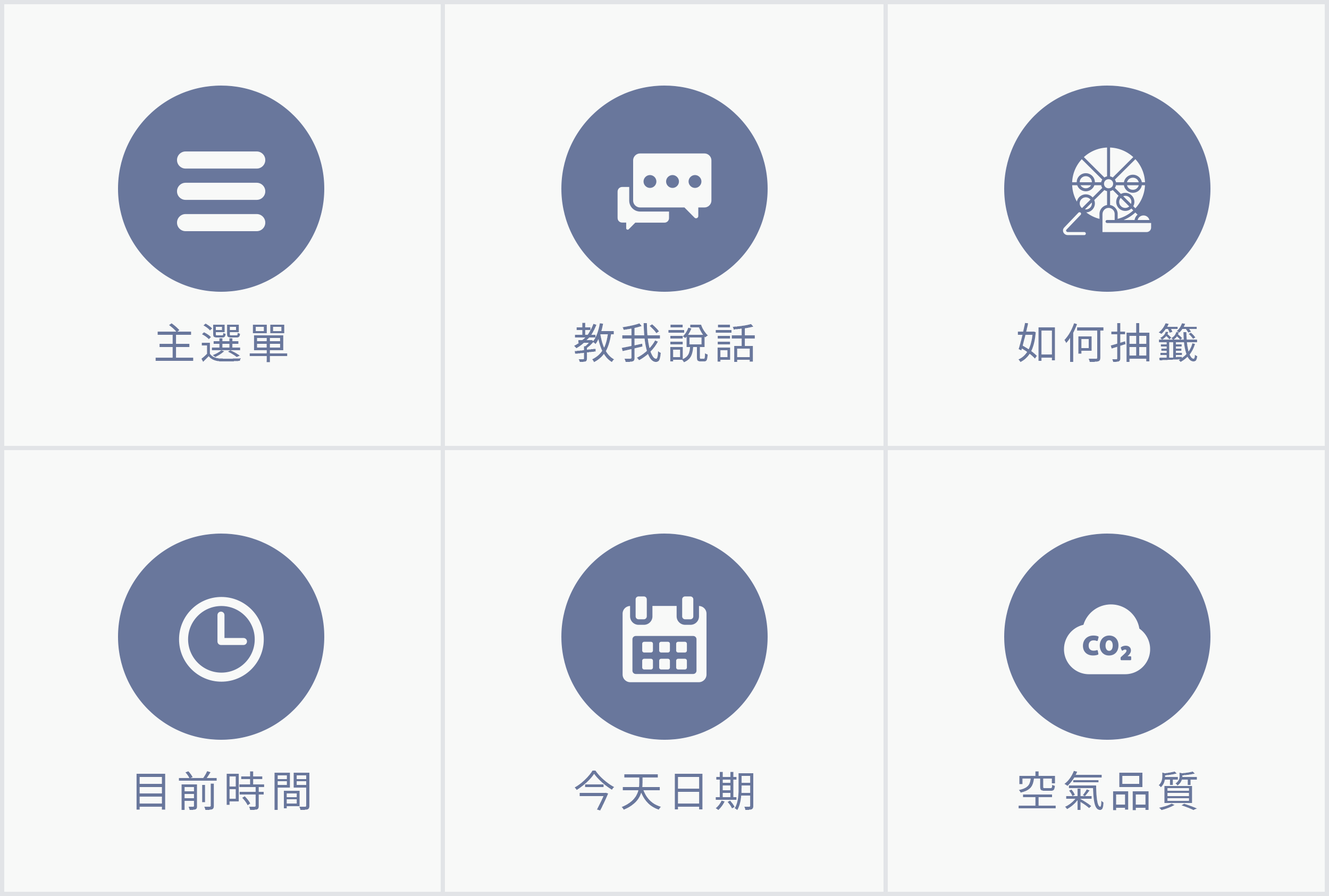
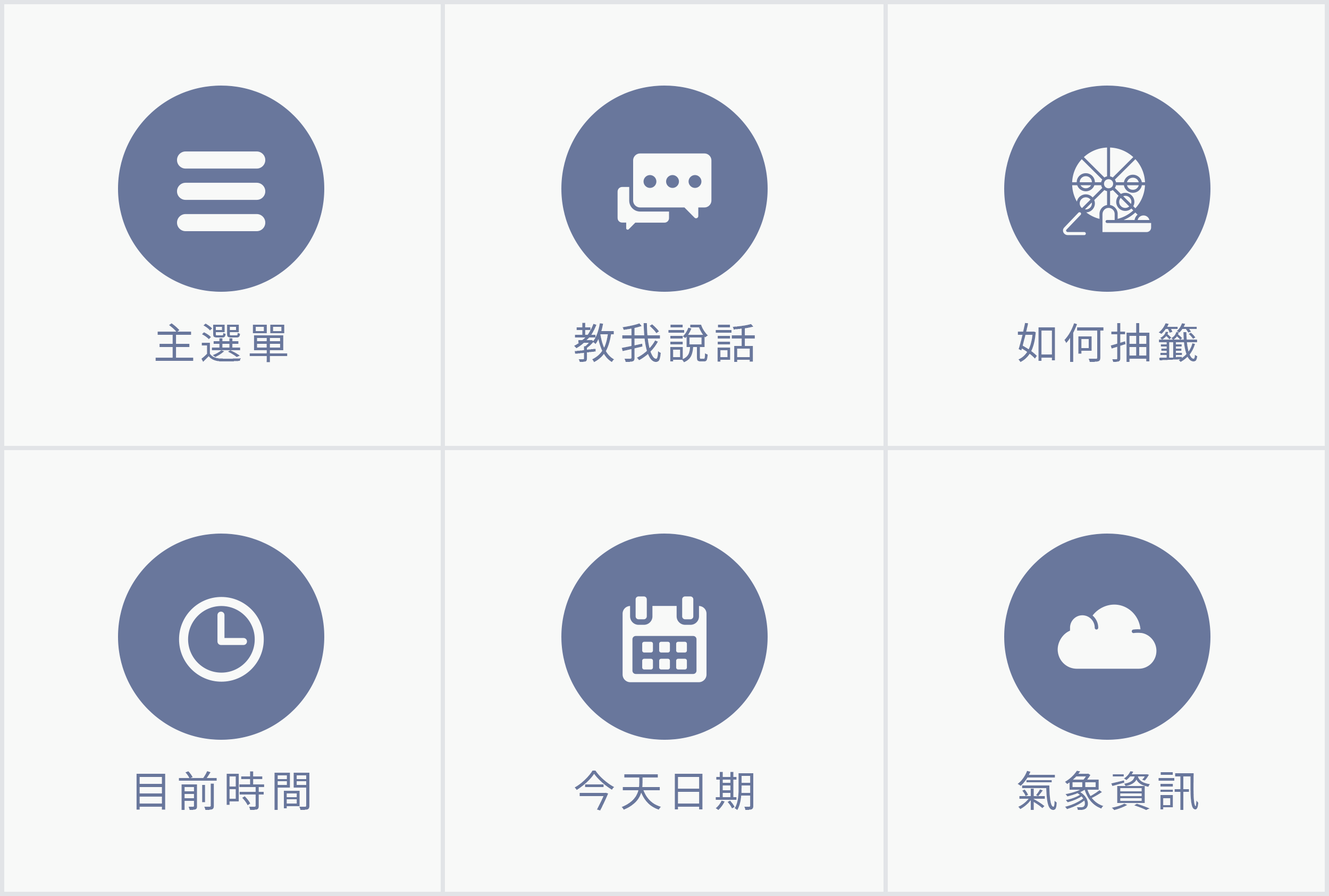
Before/after of a 1329 x 896 layered artwork. What changed in the layer stack:
renamed "co2-inside-cloud" to "cloud", painted on it over [1057, 604, 1157, 675]
renamed "空氣品質" to "氣象資訊", painted on it over [1017, 770, 1199, 811]
